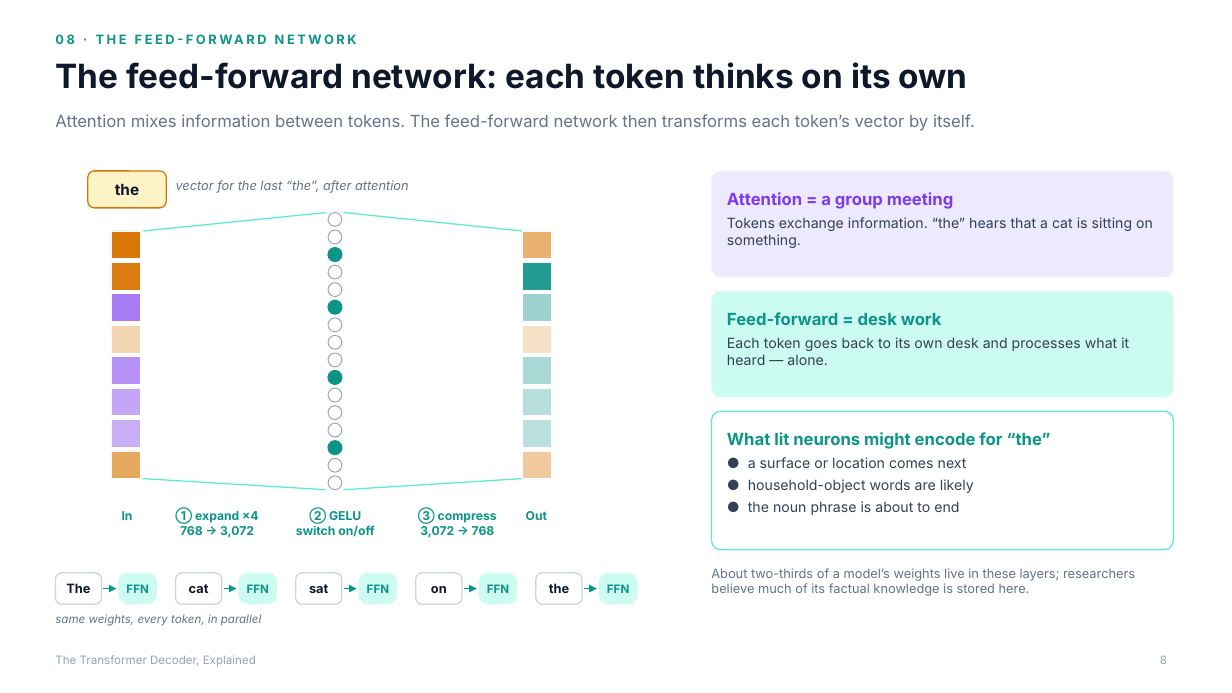
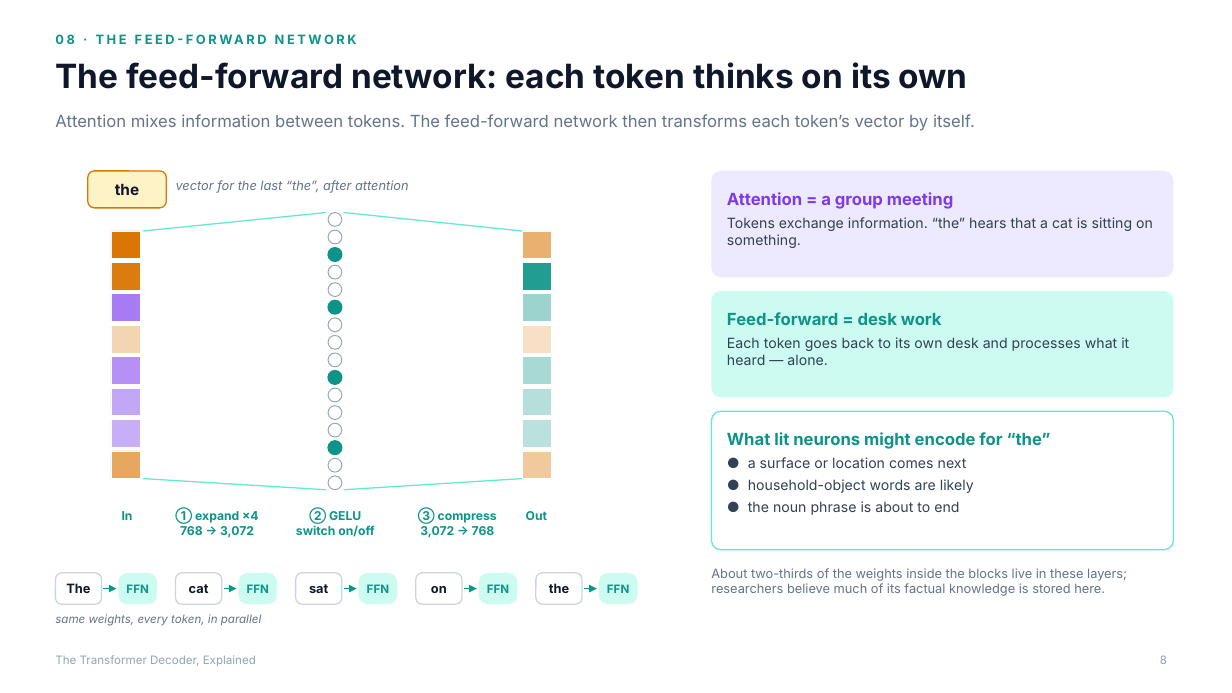
Before and after one commit to altafr/transformer, a slide deck: slide 8 of slides/transformer-decoder-explained.pptx. Drawn at 1232x693 pixels with LibreOffice and Linux fonts; fonts in the diff are those of the drawing. Boxes give left, top, right and bottom in pixels: in the first picture for what was removed or moved away, otherwise in the second. Text is boxed around its words. In the diff, an @@ line names an element or a change of style, - is before the commit and + after.

```diff
--- a/slides/transformer-decoder-explained.pptx
+++ b/slides/transformer-decoder-explained.pptx
@@ text at [711,568,1127,596]: text changed @@
-About two-thirds of a model’s weights live in these layers; researchers believe much of its factual knowledge is stored here.
+About two-thirds of the weights inside the blocks live in these layers; researchers believe much of its factual knowledge is stored here.
```
Also in this commit, not shown: 7 other slides changed, 1 slide added, 2 other files.
